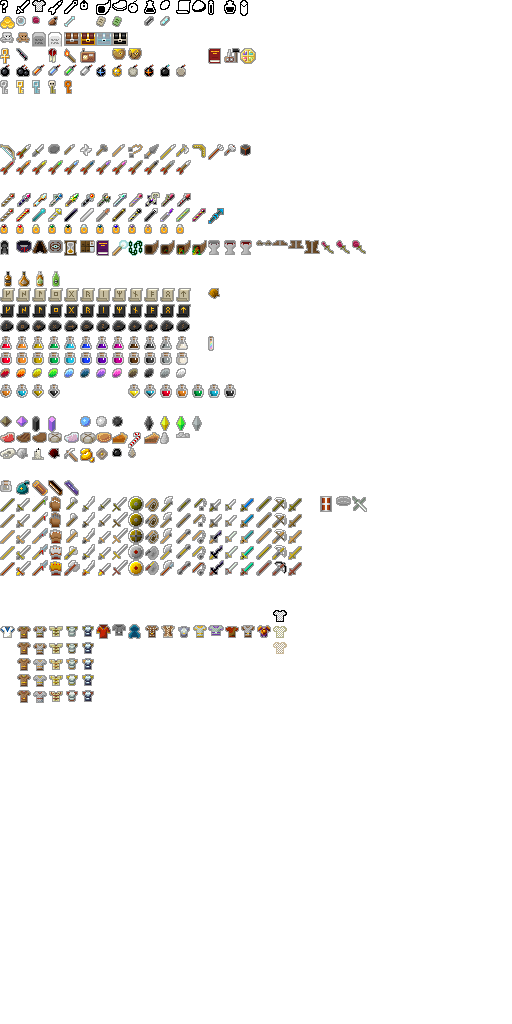
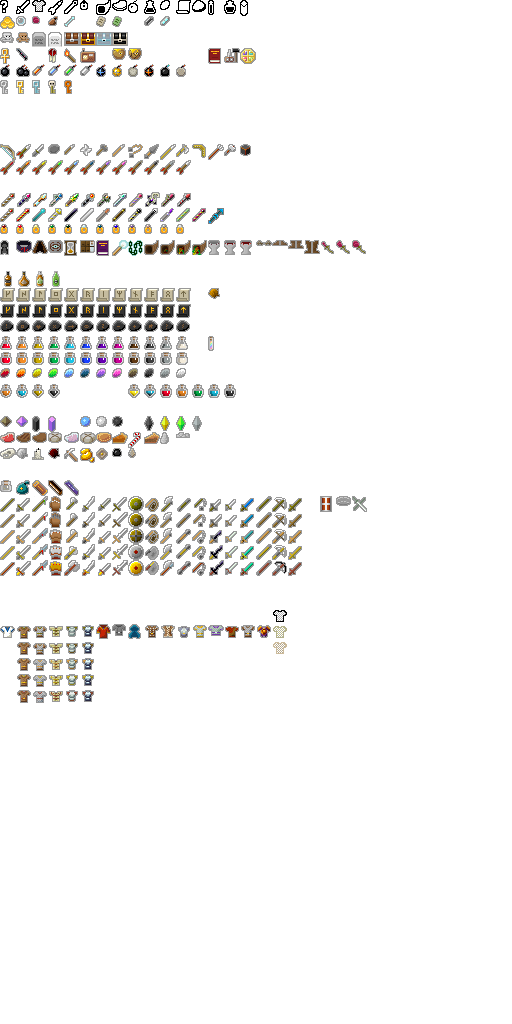
Two versions of the same layered image (w=512, h=1024). Layer-by-layer changes:
painted on "items.png" over [117, 533, 128, 571]
